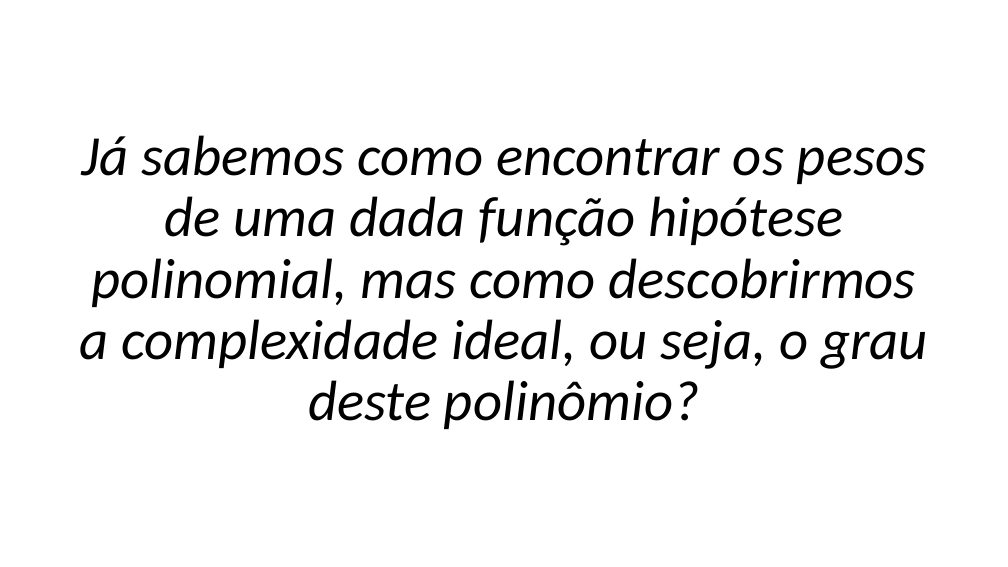
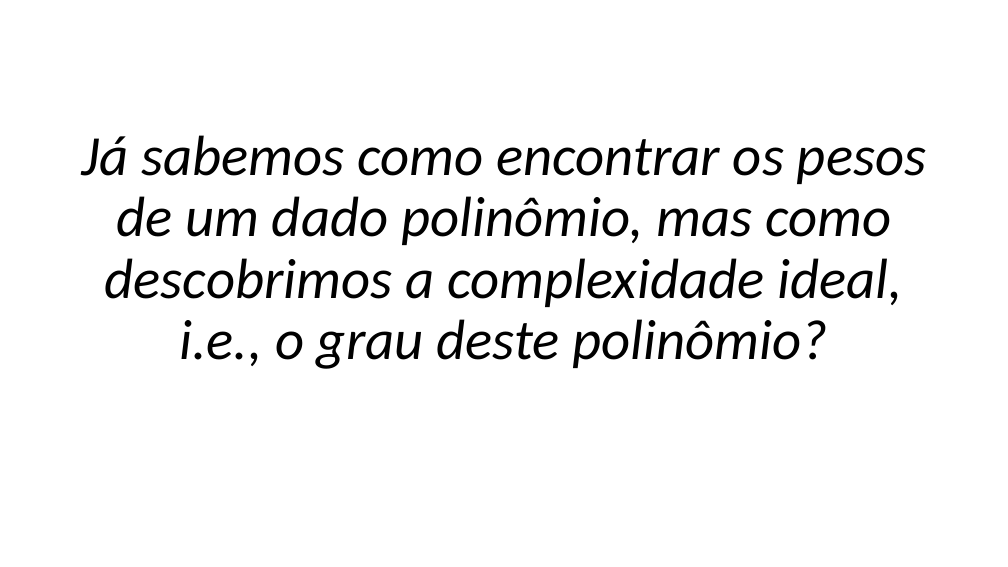
Before and after one commit to zz4fap/c24_inteligencia_artificial, a slide deck: slide 56 of slides/C24_Regressão.pptx (slide 55 before the commit). Drawn at 1008x567 pixels with LibreOffice and Linux fonts; fonts in the diff are those of the drawing. Boxes give left, top, right and bottom in pixels: in the first picture for what was removed or moved away, otherwise in the second. Text is boxed around its words. In the diff, an @@ line names an element or a change of style, - is before the commit and + after.

```diff
--- a/slides/C24_Regressão.pptx
+++ b/slides/C24_Regressão.pptx
@@ text at [81,135,926,369]: text changed @@
-Já sabemos como encontrar os pesos de uma dada função hipótese polinomial, mas como descobrirmos a complexidade ideal, ou seja, o grau deste polinômio?
+Já sabemos como encontrar os pesos de um dado polinômio, mas como descobrimos a complexidade ideal, i.e., o grau deste polinômio?
```
Also in this commit, not shown: 6 other slides changed, 3 slides added, 5 slides removed, 2 other files.
